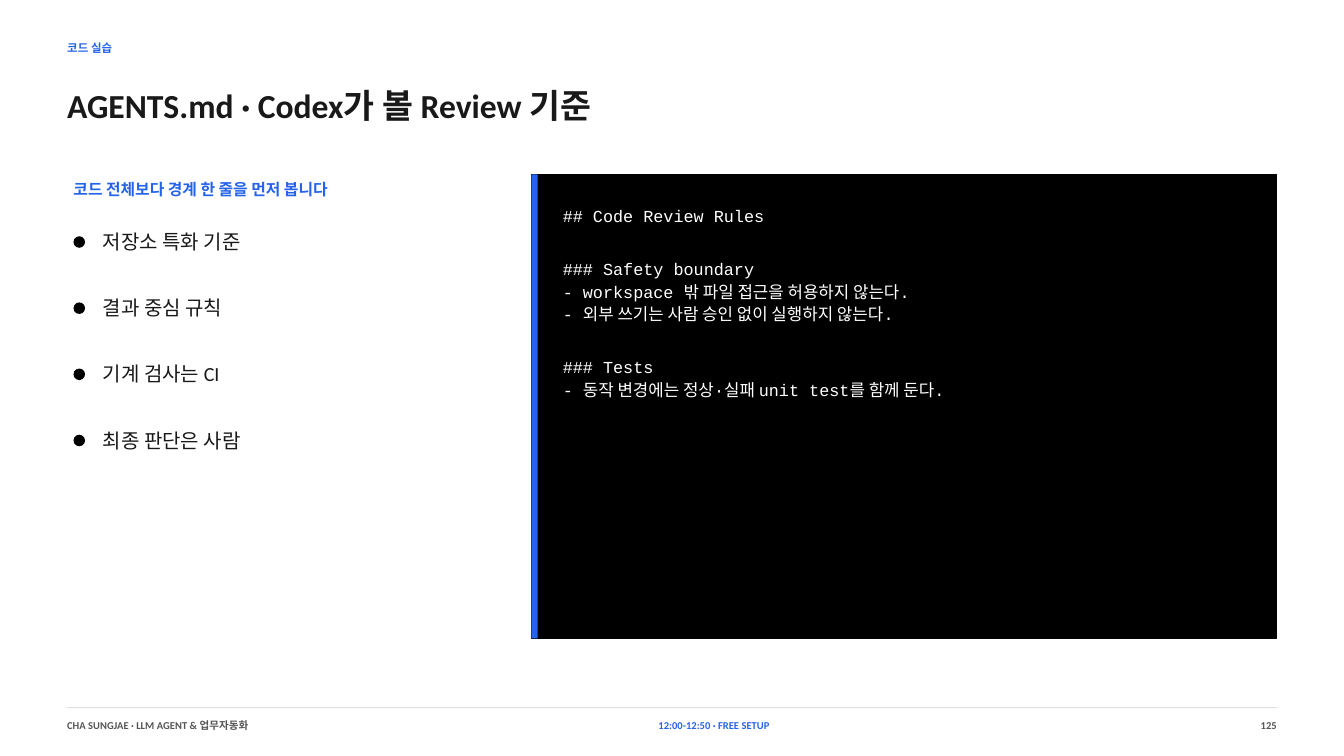
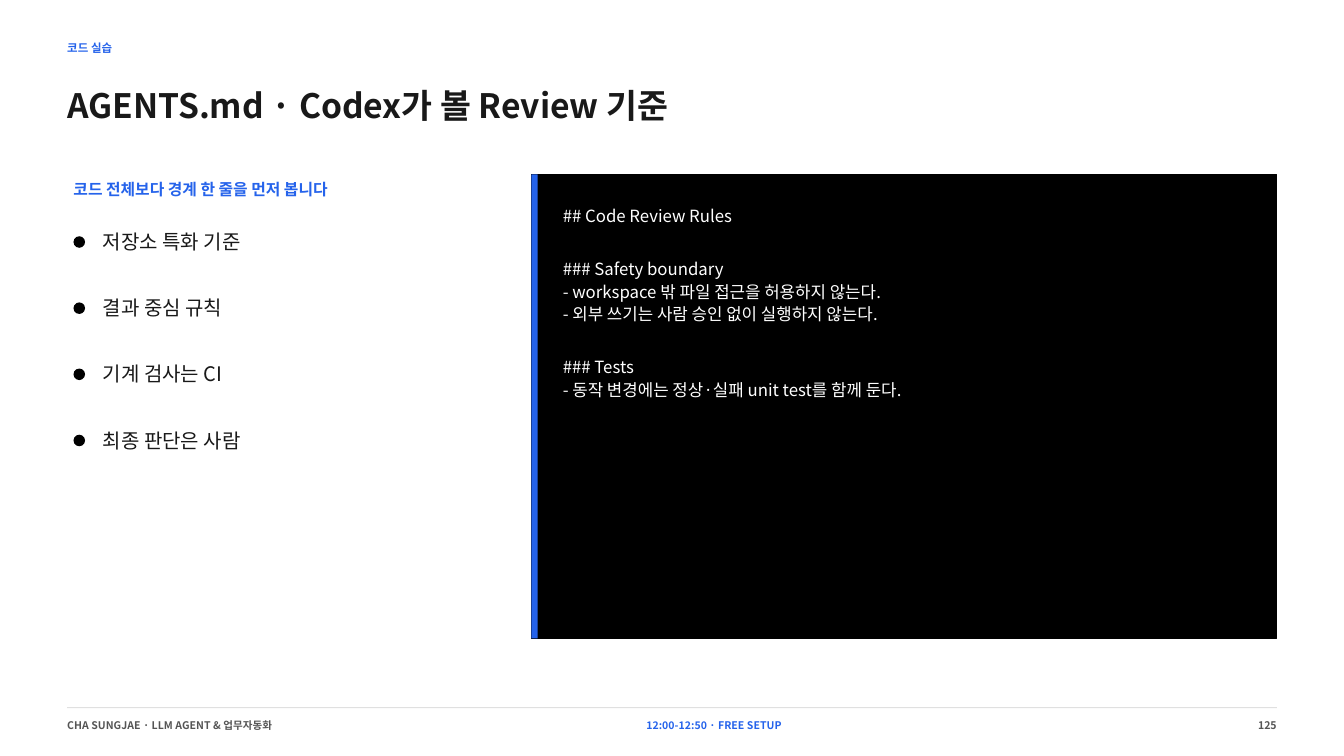
Before and after one commit to smilesjcha/llm-agent-and-workflow-automation, a slide deck: slide 125 of slides/IPA_LLM_Agent_업무자동화_Day1_2026-08-23_MUSINSA_PARTS_270p.pptx. Drawn at 1344x756 pixels with LibreOffice and Linux fonts; fonts in the diff are those of the drawing. Boxes give left, top, right and bottom in pixels: in the first picture for what was removed or moved away, otherwise in the second. Text is boxed around its words. In the diff, an @@ line names an element or a change of style, - is before the commit and + after.

```diff
--- a/slides/IPA_LLM_Agent_업무자동화_Day1_2026-08-23_MUSINSA_PARTS_270p.pptx
+++ b/slides/IPA_LLM_Agent_업무자동화_Day1_2026-08-23_MUSINSA_PARTS_270p.pptx
@@ text "## Code Review Rules" at (x1=572, y1=208, x2=902, y2=398): font Courier New to Noto Sans CJK KR @@
@@ font Calibri to Noto Sans CJK KR in 5 elements at (x1=67, y1=89, x2=668, y2=121), (x1=67, y1=720, x2=272, y2=730), (x1=646, y1=721, x2=782, y2=729), (x1=1258, y1=721, x2=1277, y2=729), (x1=103, y1=364, x2=223, y2=383) @@
```
Also in this commit, not shown: 269 other slides changed, 7 other files.
